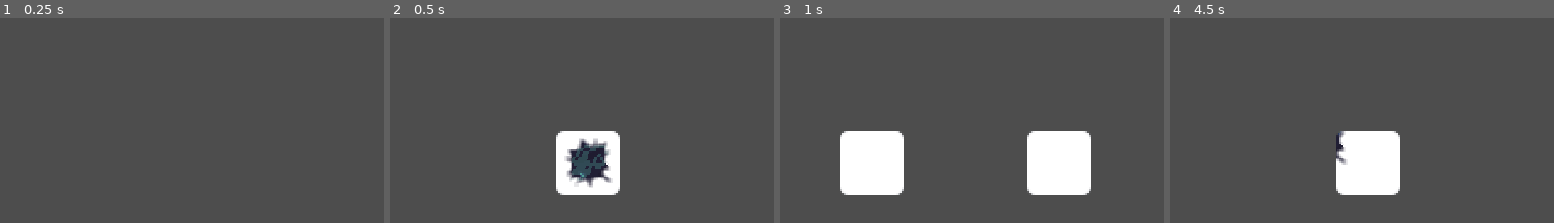
Above: before the commit, frames 1-4 (left to right).
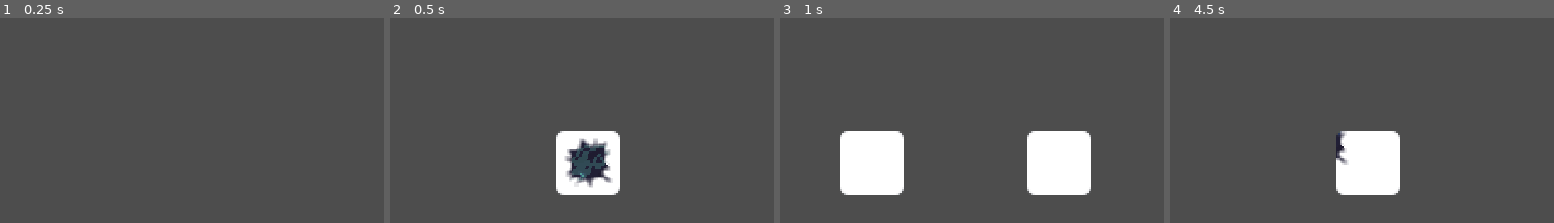
Above: after the commit, the same moments.

Repository: wooshdude/gmtk-2024
Game: Godot game, scene res://scenes/desk.tscn
The game is run twice, just before and just after one commit, with the same random seed, the same clock (stepped at 60 frames per second) and the same inputs. The project has no main scene, so this scene is started directly. The engine's default icon, where the game draws it, is replaced by a stand-in: a white triangle on a blue panel in a dark square.
Inputs (mouse positions are % of the whole screen's width and height, from its top left):
- Up to frame 1 (0.25 s): no input
- Up to frame 2 (0.5 s): no input
- Up to frame 3 (1 s): tap Enter (ui_accept) at 0.5, 0.77 s; move the mouse to (45, 72) at 0.52 s; hold Up (ui_up) from 0.53 s (still down); tap O at 0.6 s; click (45, 72) at 0.67 s
- Up to frame 4 (4.5 s): release Up (ui_up) at 1.25 s; drag from (80, 66) to (45, 72) at 1.27 s; click "Book" at 2 s; click "X" at 2.75 s; move the mouse to (20, 35) at 3.52 s; hold Down (ui_down) 3.53-4.25 s; tap O at 3.6 s; drag from (55, 50) to (20, 35) at 4.27 s
The pictures show only the part of the screen within x 24-74%, y 15-65%; the shares and areas given below are measured in that part.

Frame 1 is identical in both runs. In frame 2, less than 0.1% of the frame differs, in the area x 45-58%, y 63-80%; in frame 3, nothing differs; in frame 4, 0.2%, in the area x 43-47%, y 55-72%.
Error in both runs: Invalid access to property or key 'weight' on a base object of type 'Nil'. (res://scripts/systems/people/person_node.gd:9)

Commit message:
Changed xray breath value to not match constellation

Diff:
--- a/scenes/desk.tscn
+++ b/scenes/desk.tscn
@@ -15,7 +15,6 @@
 [node name="CanvasLayer" type="CanvasLayer" parent="."]
 
 [node name="Xray" type="Node2D" parent="CanvasLayer"]
-unique_name_in_owner = true
 script = ExtResource("3_pg3xk")
 
 [node name="Control" type="Control" parent="CanvasLayer"]
--- a/scripts/ui/xray_transform.gd
+++ b/scripts/ui/xray_transform.gd
@@ -10,6 +10,6 @@
 # Called every frame. 'delta' is the elapsed time since the previous frame.
 func _process(delta: float) -> void:
 	elapsed = wrap(elapsed + delta, 0, 2*PI)
-	var breath = remap(sin(elapsed*2), -1, 1, 1.0, 1.2)
+	var breath = remap(sin(elapsed*1.75), -1, 1, 1.0, 1.2)
 	scale = Vector2.ONE * breath
 	global_position = get_global_mouse_position()
